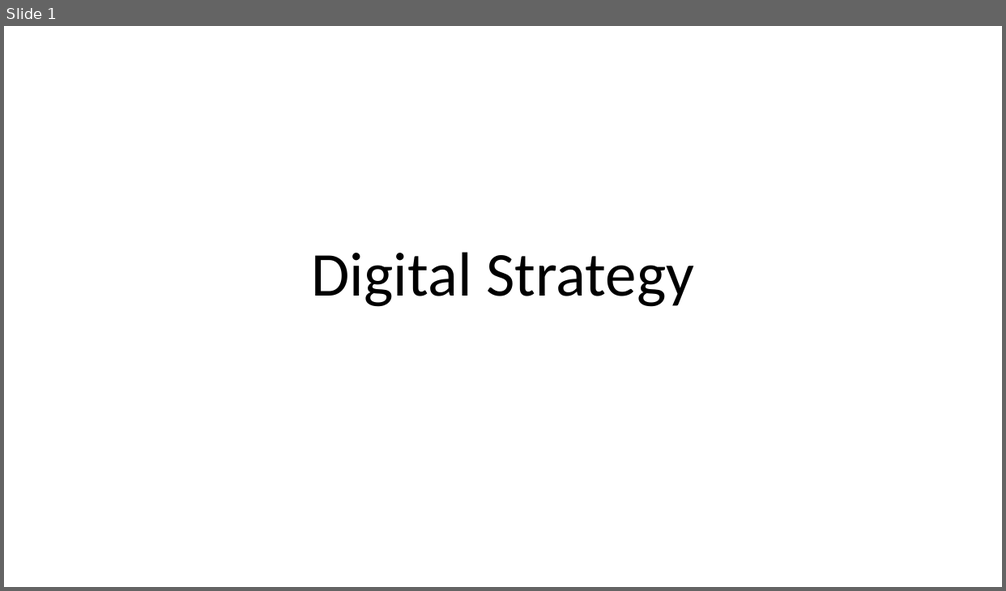
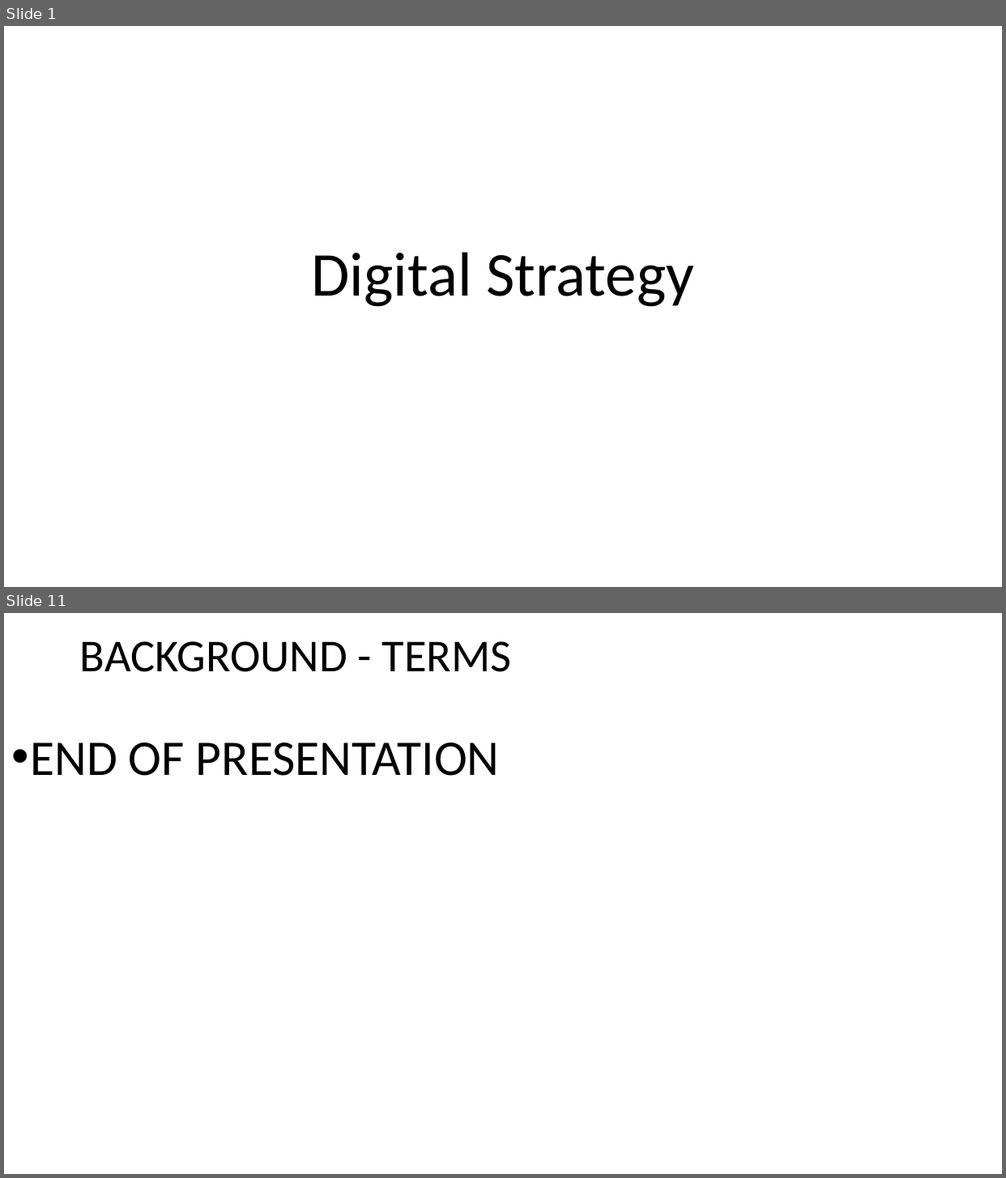
Before and after one commit to Gajol/IT-Notes, a slide deck: Enterprise Architecture/Digital Architecture/Digital Strategy.pptx. Shown one above the other, each under a label of ours: slide 1 before the commit, slides 1 and 11 after it; the slides between them are not shown. The pictures are 1006x591 and 1006x1178 pixels, drawn with LibreOffice and Linux fonts; fonts in the diff are those of the drawing. Boxes give left, top, right and bottom in pixels: in the first picture for what was removed or moved away, otherwise in the second. Text is boxed around its words. In the diff, an @@ line names an element or a change of style, - is before the commit and + after.

```diff
--- a/Enterprise Architecture/Digital Architecture/Digital Strategy.pptx
+++ b/Enterprise Architecture/Digital Architecture/Digital Strategy.pptx
@@ slide 11 added at (x1=4, y1=613, x2=1002, y2=1174), background #FFFFFF @@
@@ title added at (x1=80, y1=641, x2=512, y2=672), 44 pt, text #000000 @@
+BACKGROUND - TERMS
@@ text added at (x1=30, y1=743, x2=500, y2=776), 48 pt, text #000000 @@
+• END OF PRESENTATION
```
Also in this commit, not shown: 23 other slides added, 42 other files.
